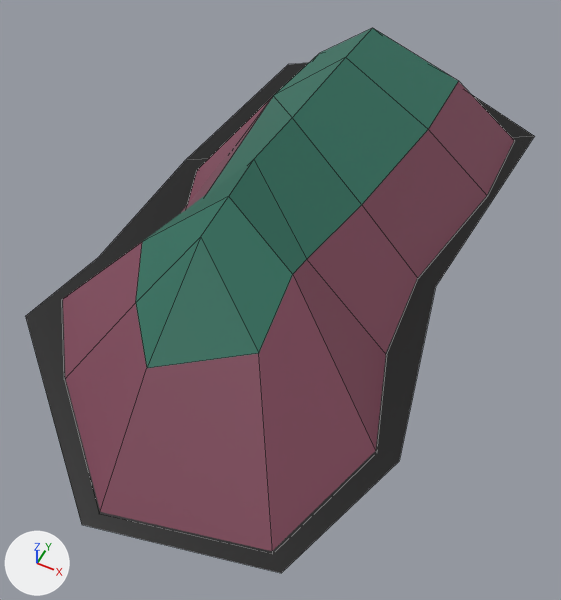
The FBX model Projekt Unity/TowerDefense/Assets/Modele/EpokaKamienia/FBX/Otoczenie/Wzgorze7.fbx as it was, and as the next commit left it.
Rendered twice from a 50 mm camera at (487.0, -1184.0, 1226.0) aimed at (-9.0, -191.0, -16.0). Every picture has the same lights, and +X, +Y and +Z are marked at lower left. Mesh edges are drawn as thin lines. Where no turn or scale is listed for an object, it has been applied to the vertices.

Before the edit, the objects in view are built like this:
```python
me_cube_015 = bpy.data.meshes.new('Cube.015')
me_cube_015.from_pydata(...)  # 44 vertices, 31 faces; spans x -453.0..359.0, y -806.0..823.0, z 1.0..317.0
# faces by material slot: [29, 2]
me_cube_015.materials.append(mat_material_001)  # picture img_teksturaogolnaenviro_jpg
me_cube_015.materials.append(mat_cien_001)  # black #000000
ob_wzgorze7 = bpy.data.objects.new('Wzgorze7', me_cube_015)
ob_wzgorze7.location = (0.0, 0.0, 0.0)
```
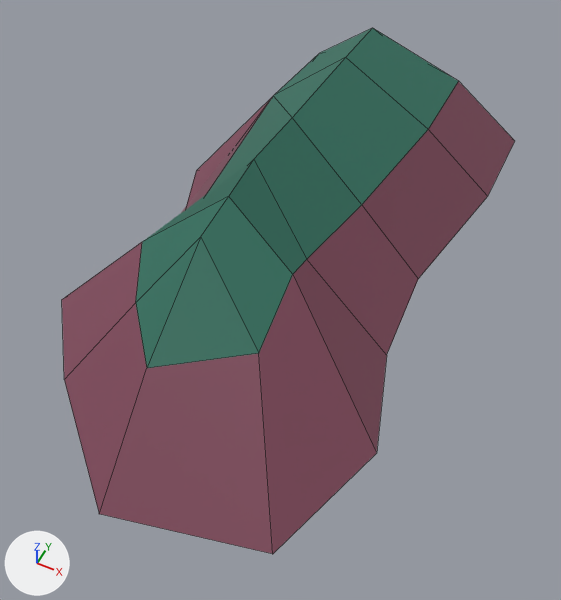
Location of each change, [x1, y1, x2, y2] in pixels of the pictures (561 x 600 px):
'Wzgorze7', reshaped (11% narrower)
    before: [26, 28, 534, 573]
    after: [62, 28, 515, 554]
part 1 of me_cube_015, deleted (black)
    before: [26, 63, 534, 573]

The change, as a list of edits to the scene's bpy script:
```text
Change me_cube_015:
    where me_cube_015.from_pydata(...)  # 44 vertices, 31 faces; spans x -453.0..359.0, y -806.0..823.0, z 1.0..317.0
    used by ob_wzgorze7; location = (0.0, 0.0, 0.0)
    me_cube_015 part 1: the loose piece of 10 vertices spanning x -453.0..359.0, y -806.0..823.0, z 4.0 is deleted
    remove me_cube_015.materials.append(mat_cien_001)  # black #000000
```
